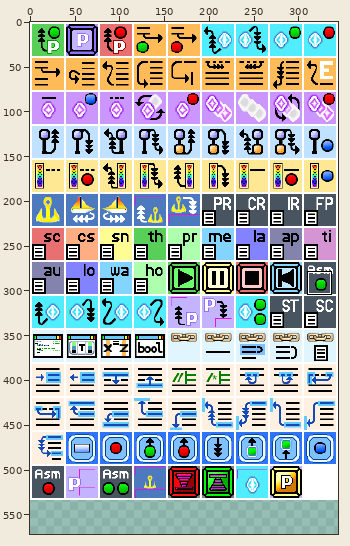
Two versions of one sprite sheet, vvm/core/vdebug/graphics/vdebug_icons.png. Above, an overview of the earlier version with the close-up marked.
Close-up. Old version:
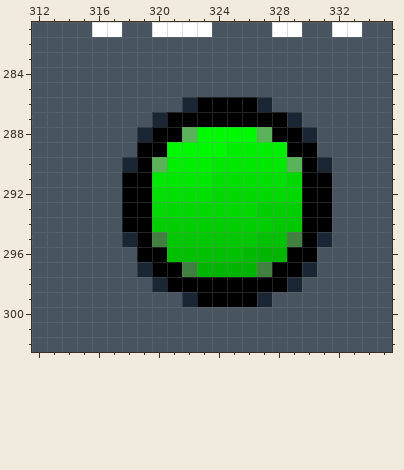
The file is 344x534 pixels. Colours within 5 levels of each other are drawn and written as one. Shown: x 312..335, y 281..302. The old version is drawn lined up with the new one, on the new canvas. The commit also changed other parts of the picture, which this record leaves out.
Once edited:
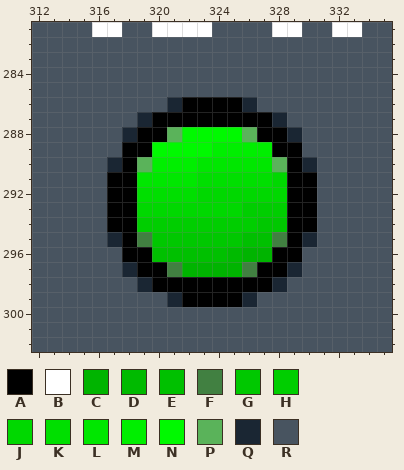
Palette (. is transparent): A #000000  B #ffffff  C #00b400  D #00ba00  E #00c000  F #418041  G #00c800  H #00ce00  J #00d800  K #00df00  L #00e700  M #00ef00  N #00f900  P #5ab35a  Q #1a2633  R #485460
The edit:
canvas 344x534 -> 344x572
Changed rows in their new state; - is an unchanged pixel.
first column x 317:
286 ----QA---QR----
287 --QA-------QR--
288 -QA-PN---PA-QR-
289 -A-N---M---A-R-
290 QAPM--L----PAQR
291 A-L---K----JA-R
292 A-K---J-----A-R
293 A-J------H--A-R
294 A-H-------G-A-R
295 QAFG-----E-FAQR
296 -A-E----DC-A-R-
297 -QA-FC---FA-QR-
298 --QA-------QR--
299 ----QA---QR----
